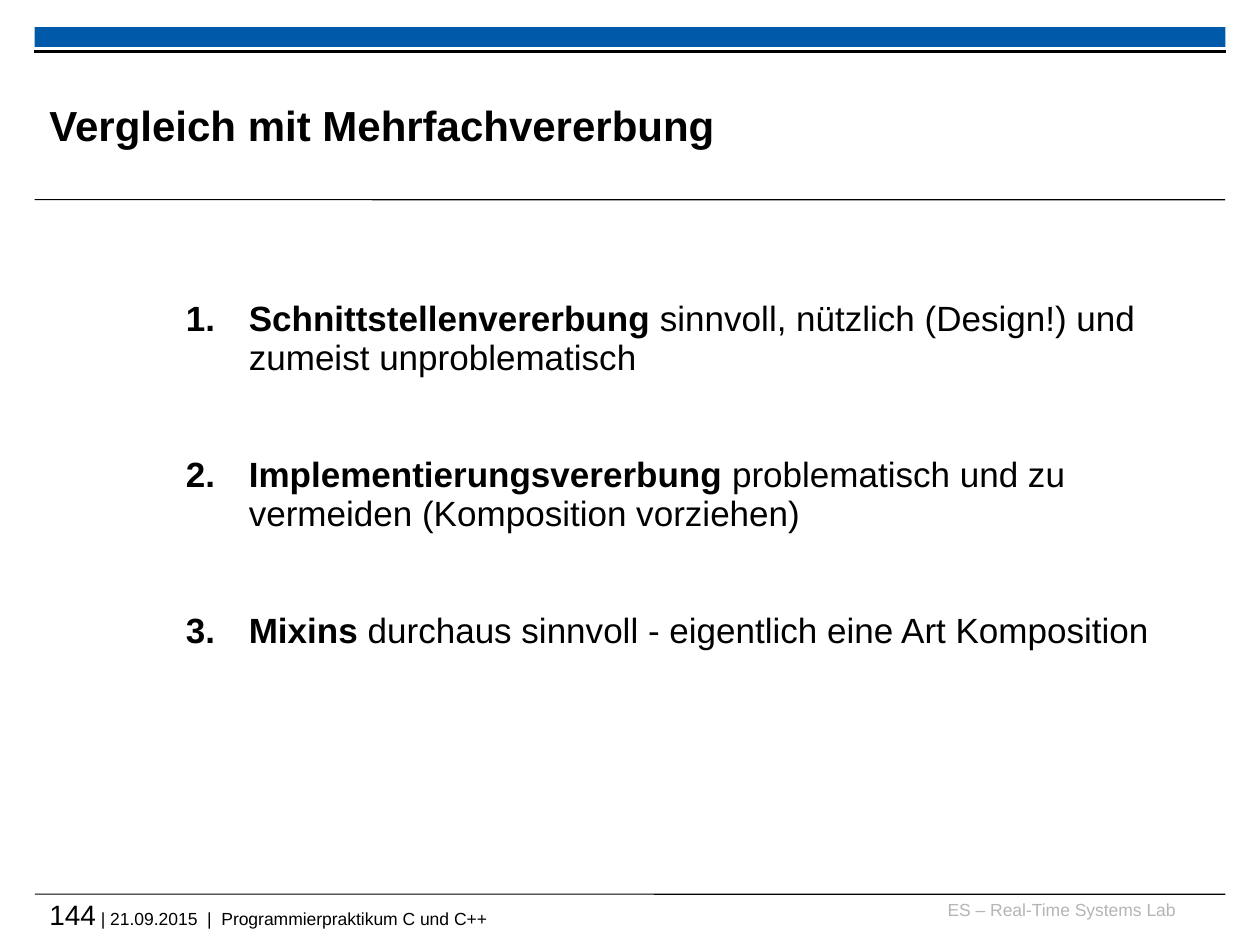
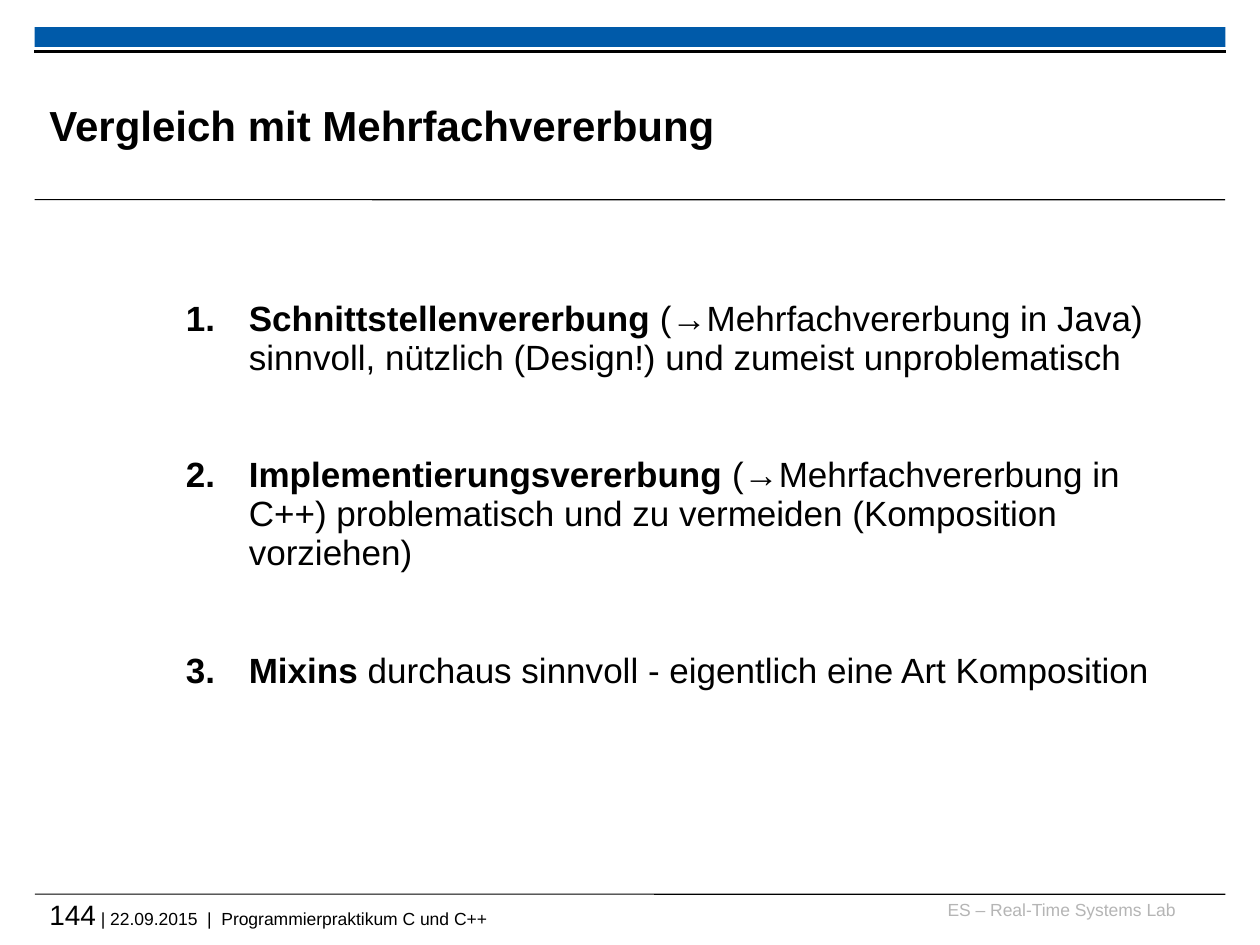
Before and after one commit to h82k/tud-cppp, a slide deck: slide 144 of cppp_lecture.pptx. Drawn at 1260x945 pixels with LibreOffice and Linux fonts; fonts in the diff are those of the drawing; background and template pictures are left out. Boxes give left, top, right and bottom in pixels: in the first picture for what was removed or moved away, otherwise in the second. Text is boxed around its words. In the diff, an @@ line names an element or a change of style, - is before the commit and + after.

```diff
--- a/cppp_lecture.pptx
+++ b/cppp_lecture.pptx
@@ text at <box>249,305,1143,572</box>: text changed @@
-1. Schnittstellenvererbung sinnvoll, nützlich (Design!) und zumeist unproblematisch
-2. Implementierungsvererbung problematisch und zu vermeiden (Komposition vorziehen)
+1. Schnittstellenvererbung (→Mehrfachvererbung in Java) sinnvoll, nützlich (Design!) und zumeist unproblematisch
+2. Implementierungsvererbung (→Mehrfachvererbung in C++) problematisch und zu vermeiden (Komposition vorziehen)
@@ text at <box>49,905,487,929</box>: text changed @@
-144 | 21.09.2015 | Programmierpraktikum C und C++
+144 | 22.09.2015 | Programmierpraktikum C und C++
```
Also in this commit, not shown: 10 other slides changed, 2 other files.
